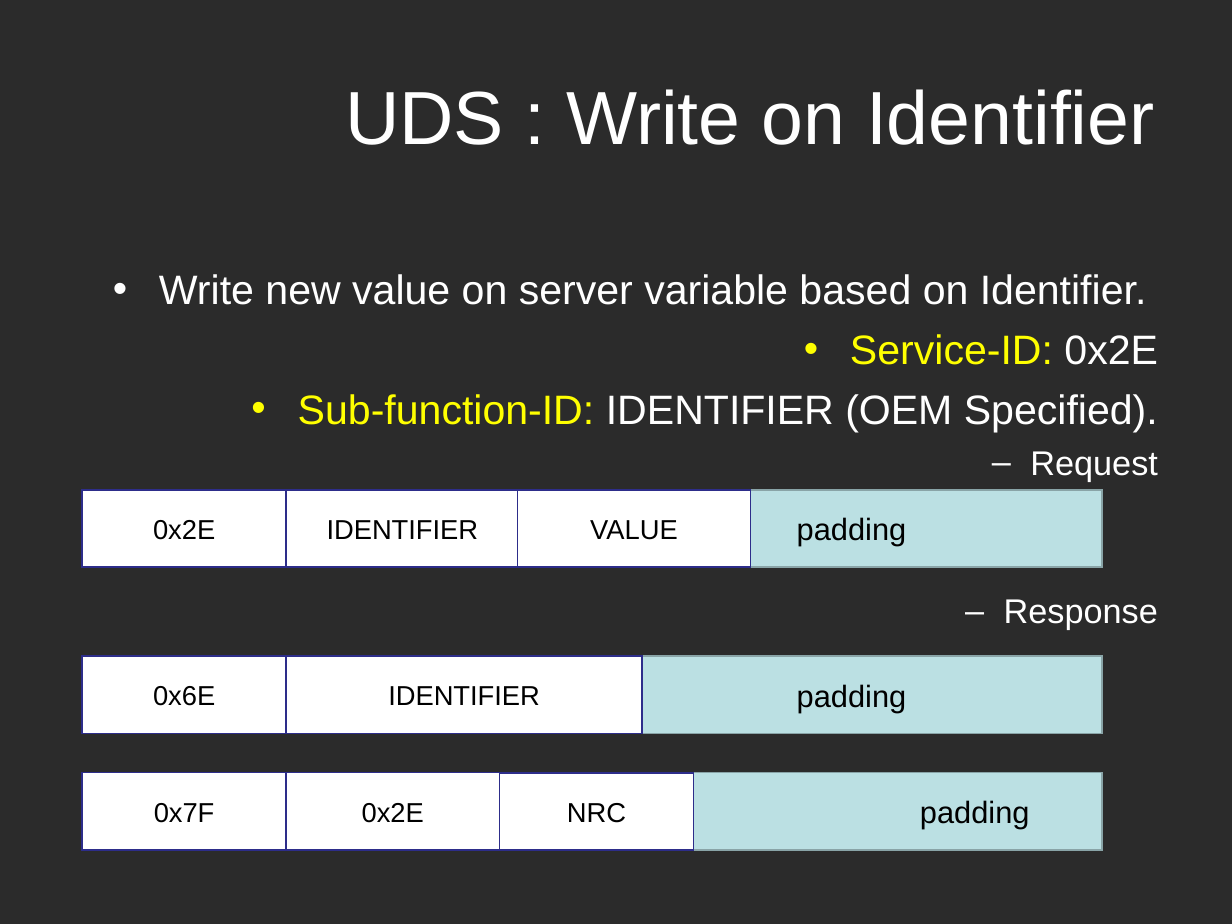
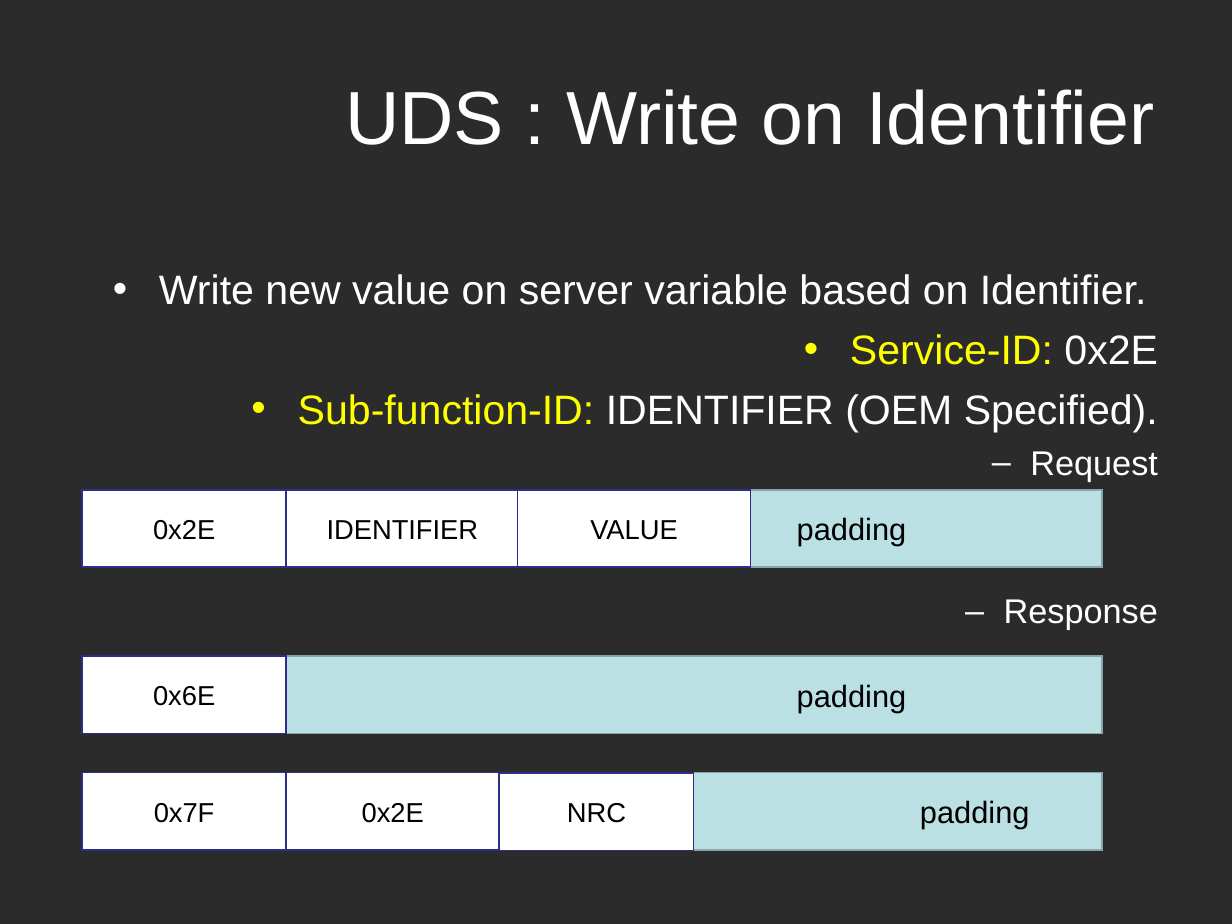
Before and after one commit to Marcelle-Samir/Firmware_Over_The_Air, a slide deck: slide 29 of project Documentation/Second week/Search-UDS.ppt. Drawn at 1232x924 pixels with LibreOffice and Linux fonts; fonts in the diff are those of the drawing; background and template pictures are left out; a plain dark background stands for a picture behind light text. Boxes give left, top, right and bottom in pixels: in the first picture for what was removed or moved away, otherwise in the second. Text is boxed around its words. In the diff, an @@ line names an element or a change of style, - is before the commit and + after.

```diff
--- a/project Documentation/Second week/Search-UDS.ppt
+++ b/project Documentation/Second week/Search-UDS.ppt
@@ rectangle removed at (286,657,642,734) @@
-IDENTIFIER
```
Also in this commit, not shown: 8 other slides changed.
